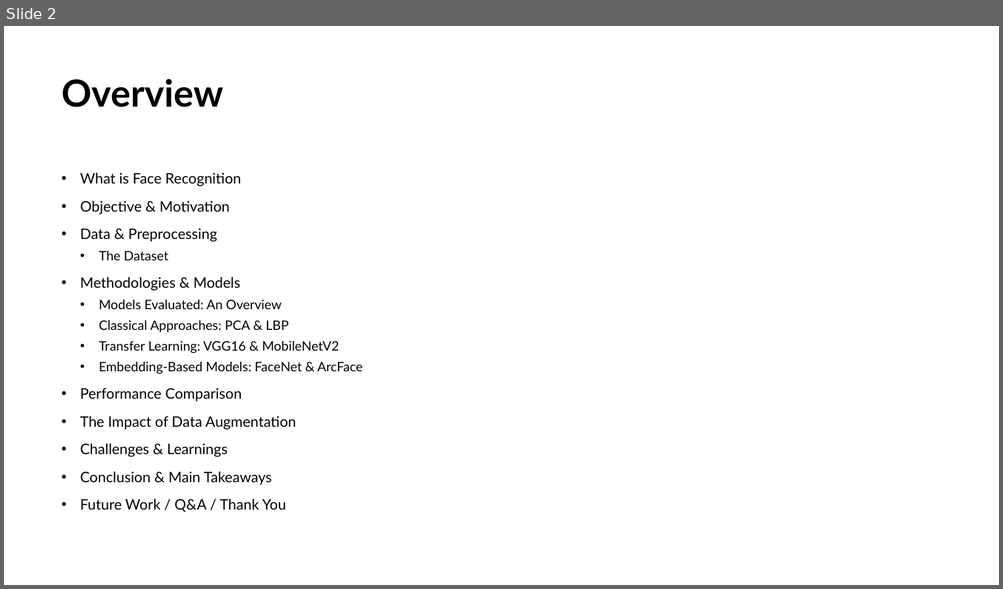
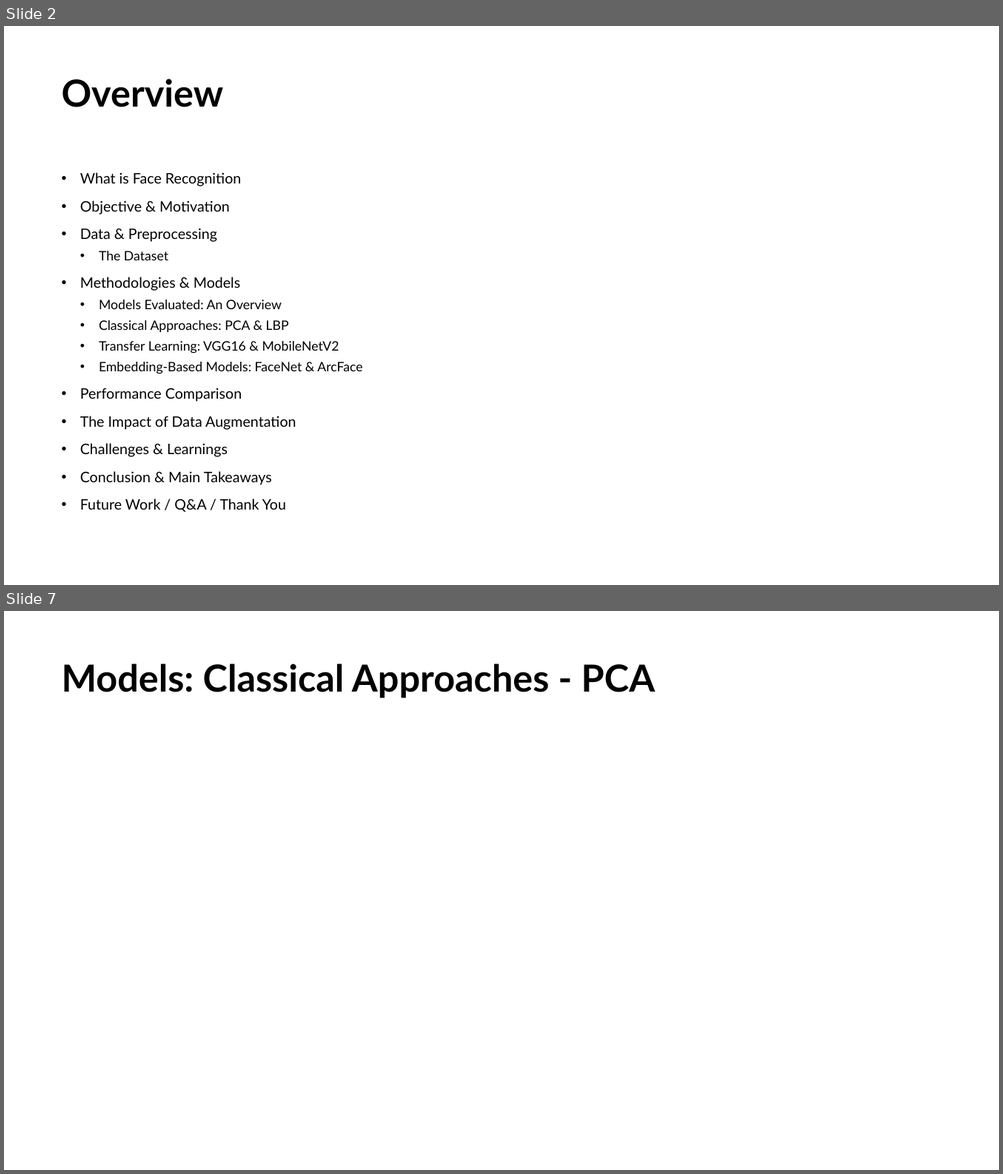
Before and after one commit to JackGraymer/Face-Recognition, a slide deck: Face Reconition Presentation_v2.pptx. Shown one above the other, each under a label of ours: slide 2 before the commit, slides 2 and 7 after it; the slides between them are not shown. The pictures are 1003x589 and 1003x1174 pixels, drawn with LibreOffice and Linux fonts; fonts in the diff are those of the drawing. Boxes give left, top, right and bottom in pixels: in the first picture for what was removed or moved away, otherwise in the second. Text is boxed around its words. In the diff, an @@ line names an element or a change of style, - is before the commit and + after.

```diff
--- a/Face Reconition Presentation_v2.pptx
+++ b/Face Reconition Presentation_v2.pptx
@@ slide 7 added at <box>4,611,999,1170</box>, background #FFFFFF @@
@@ title added at <box>62,664,654,698</box>, 36 pt, text #000000, bold @@
+Models: Classical Approaches - PCA
```
Also in this commit, not shown: 11 other slides added, 1 other file.
